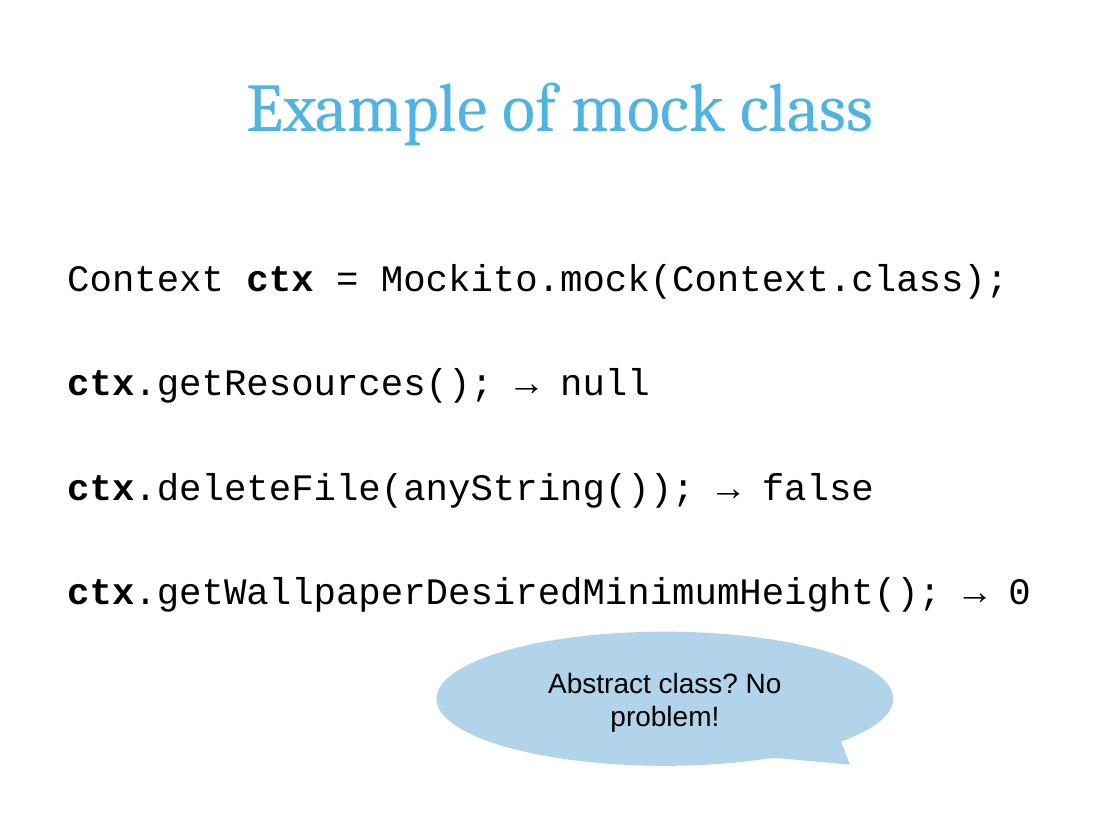
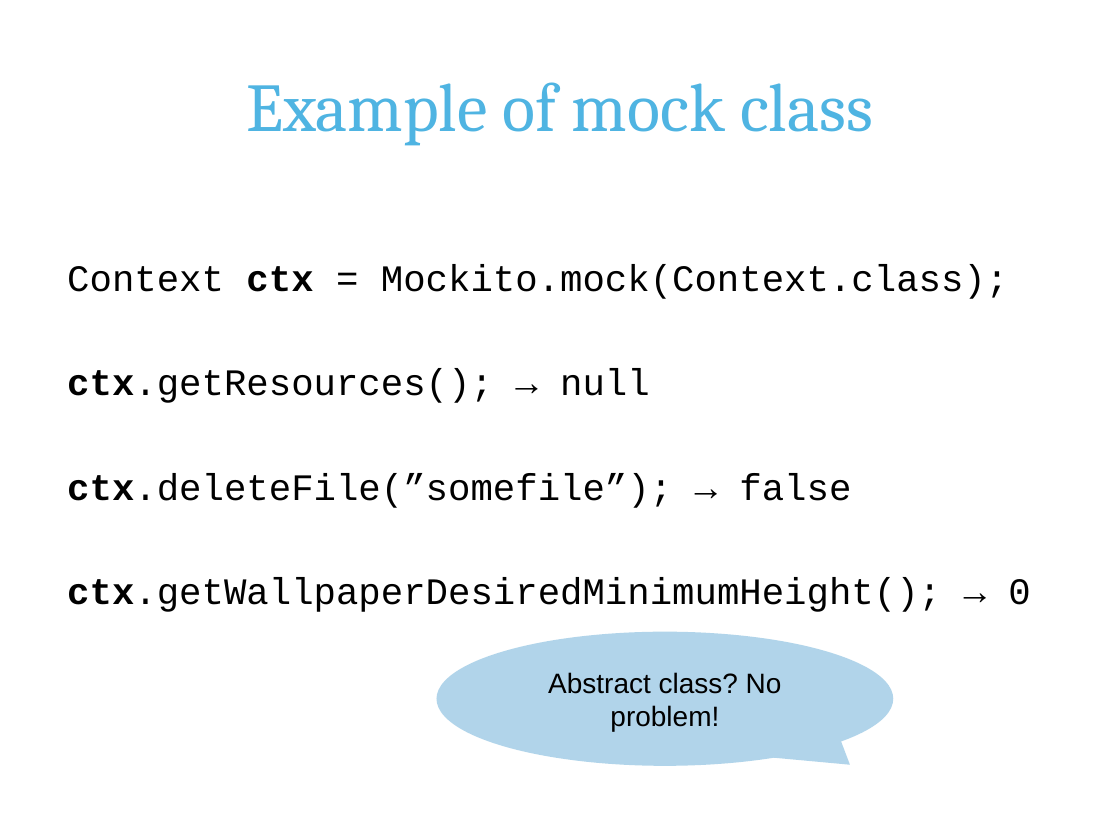
Before and after one commit to erjw/mockito-basic-lab, a slide deck: slide 5 of mockito-presentation.pptx. Drawn at 1120x840 pixels with LibreOffice and Linux fonts; fonts in the diff are those of the drawing; background and template pictures are left out. Boxes give left, top, right and bottom in pixels: in the first picture for what was removed or moved away, otherwise in the second. Text is boxed around its words. In the diff, an @@ line names an element or a change of style, - is before the commit and + after.

```diff
--- a/mockito-presentation.pptx
+++ b/mockito-presentation.pptx
@@ text at (67,473,851,508): text changed @@
-ctx.deleteFile(anyString()); → false
+ctx.deleteFile(”somefile”); → false
```
Also in this commit, not shown: 7 other slides changed.
